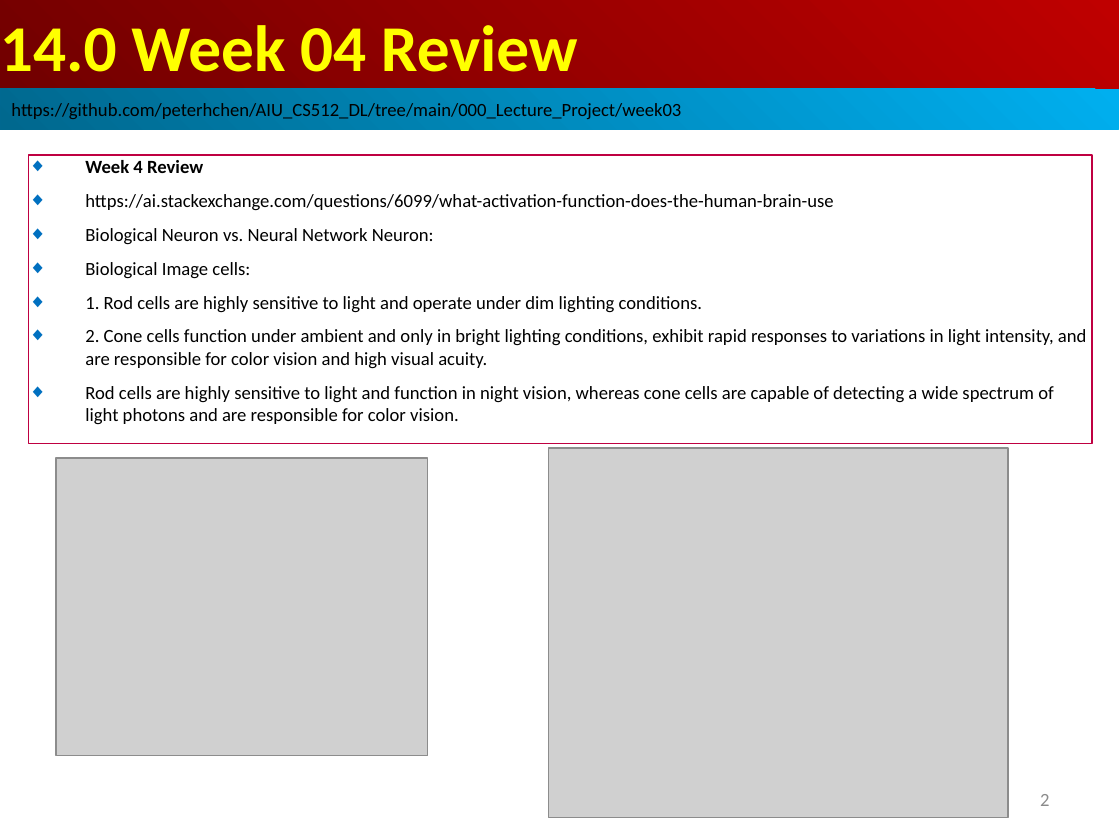
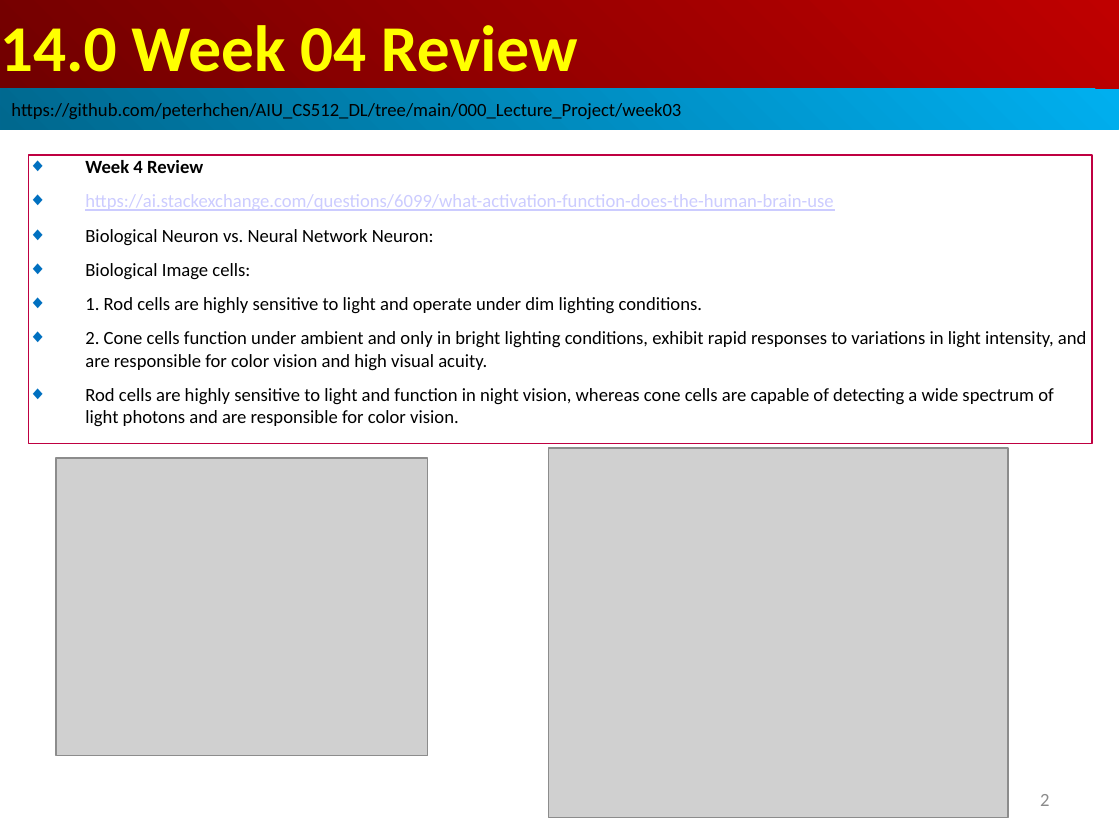
Before and after one commit to peterhchen/AIU_CS512_DL, a slide deck: slide 2 of 000_Lecture_Project/week05/01_Lecture/14.00_w04_review.ppt. Drawn at 1120x840 pixels with LibreOffice and Linux fonts; fonts in the diff are those of the drawing; grey boxes stand for pictures. Boxes give left, top, right and bottom in pixels: in the first picture for what was removed or moved away, otherwise in the second. Text is boxed around its words. In the diff, an @@ line names an element or a change of style, - is before the commit and + after.

```diff
--- a/000_Lecture_Project/week05/01_Lecture/14.00_w04_review.ppt
+++ b/000_Lecture_Project/week05/01_Lecture/14.00_w04_review.ppt
@@ rectangle "Week 4 Review" at [28,155,1092,444]: text colour #000000 to #CCCCFF, underline on in "https://ai.stackexchange.com/questions/6099/what-activation- ..." @@
```
Also in this commit, not shown: 3 other slides changed, 1 other file.
